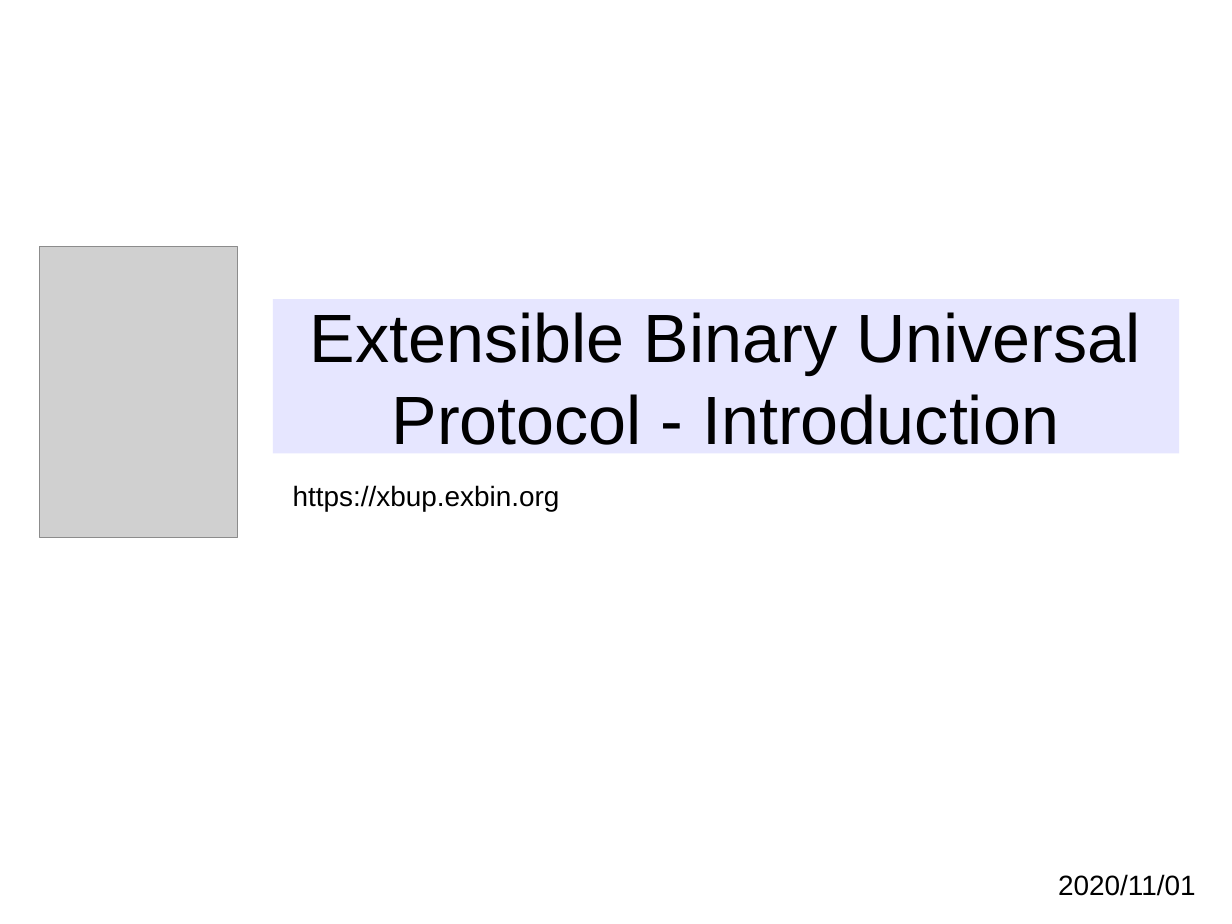
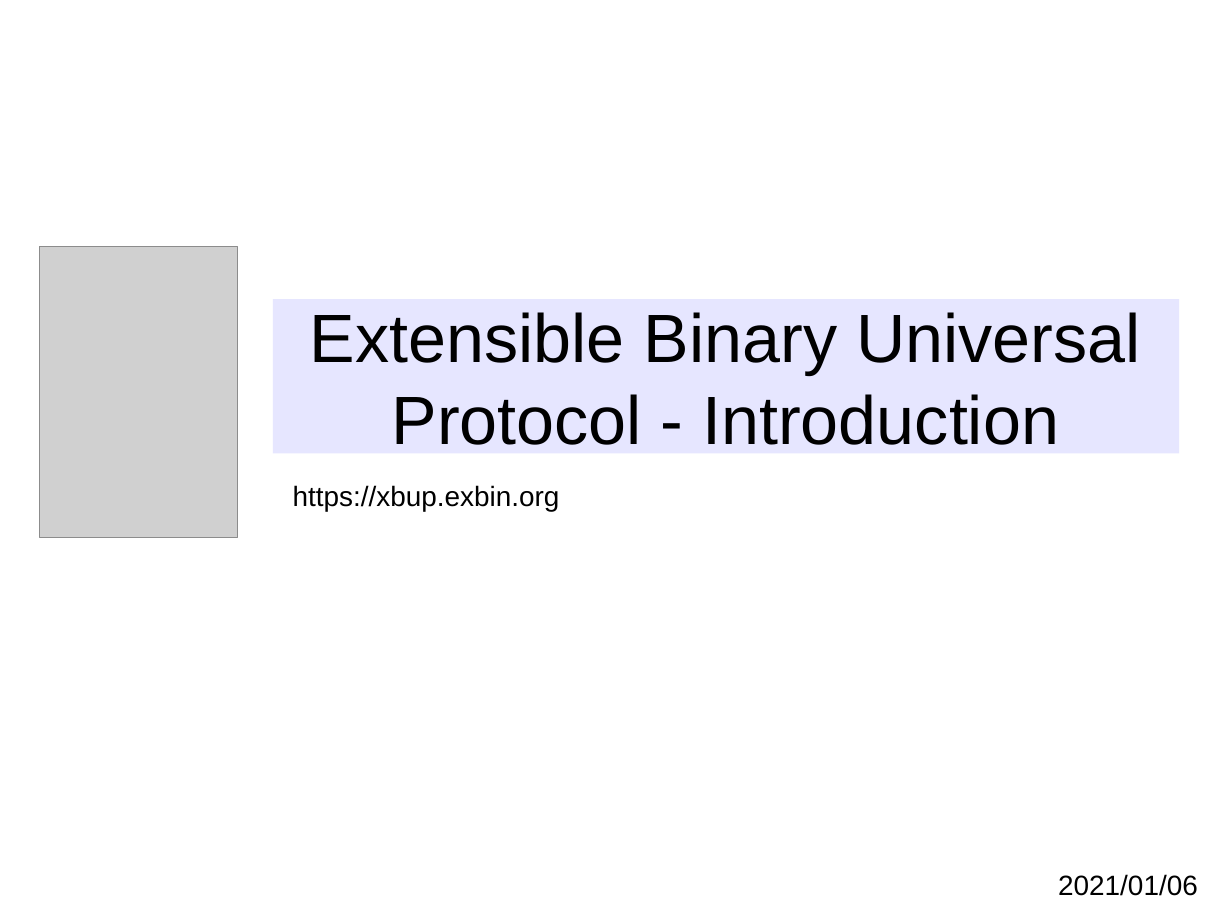
Before and after one commit to exbin/xbup-doc, a slide deck: slide 2 of presentation/xbup-introduction.odp. Drawn at 1232x924 pixels with LibreOffice and Linux fonts; fonts in the diff are those of the drawing; grey boxes stand for pictures; background and template pictures are left out. Boxes give left, top, right and bottom in pixels: in the first picture for what was removed or moved away, otherwise in the second. Text is boxed around its words. In the diff, an @@ line names an element or a change of style, - is before the commit and + after.

```diff
--- a/presentation/xbup-introduction.odp
+++ b/presentation/xbup-introduction.odp
@@ text at [1058,874,1198,896]: text changed @@
-2020/11/01
+2021/01/06
```
Also in this commit, not shown: 1 other slide changed, 1 other file.
